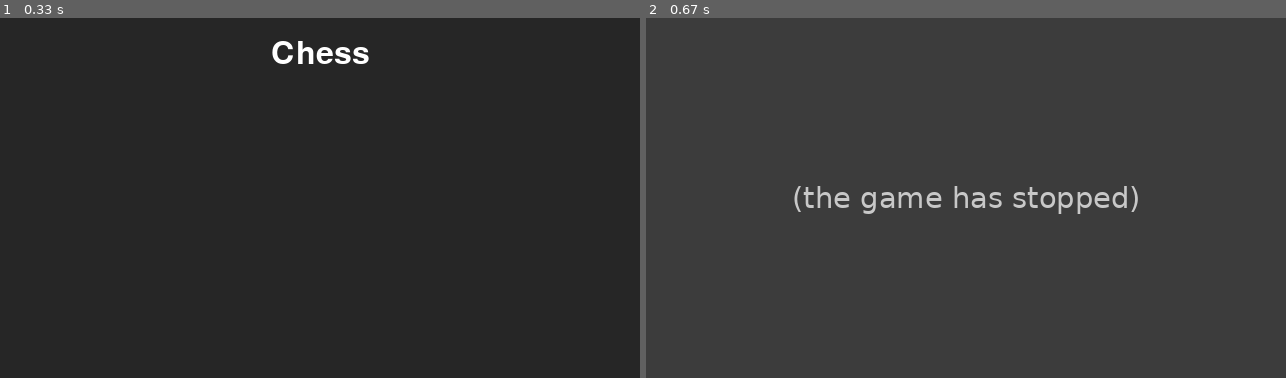
Above: before the commit, frames 1-2 (left to right).
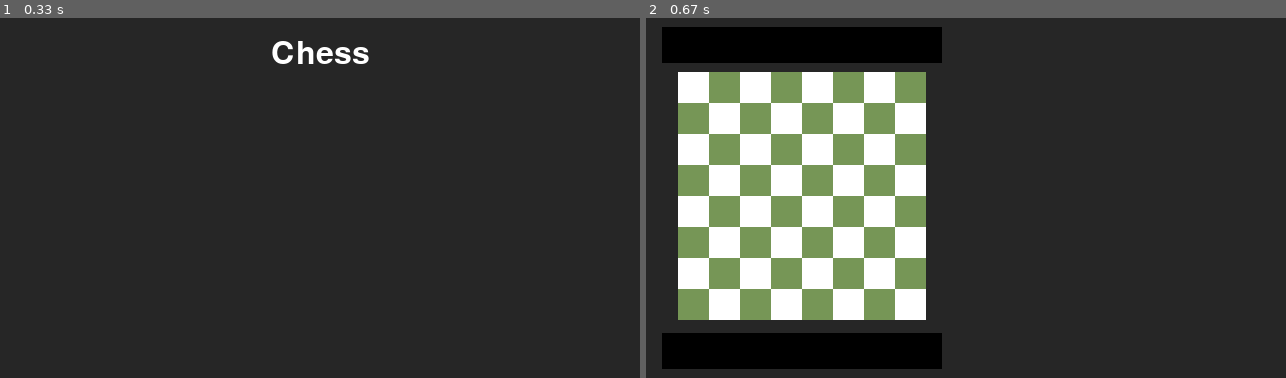
Above: after the commit, the same moments.

Repository: ElliotBDC/Project---1---Chess
Game: pygame game, started from main.py
Two runs of this game, one before a commit and one after it. Both use one fixed random seed, a clock stepped at 60 frames per second and the inputs below.
Inputs (mouse positions are in pixels of both pictures, inside the frame that each line leads up to):
- Up to frame 1 (0.33 s): no input
- Up to frame 2 (0.67 s): click (966, 198) at 0.38 s

Frame 1 is identical in both runs. In frame 2, 36% of the frame differs, in the area x 2-77%, y 2-98%.
Error before the commit: TypeError: rect argument is invalid (main.py line 111); the game stopped at 0.38 s (later frames are placeholders)

Commit message:
Update main.py

Diff:
--- a/main.py
+++ b/main.py
@@ -108,8 +108,8 @@
         screen.blit(text_surface, text_rect)
     elif current_state == GAME_SCREEN:
         board.drawBoard(screen)
-        pygame.draw.rect(screen, BLACK, (board.board_x-int(current_size[0]*0.01), int(current_size[1]*0.025), int(((current_size[1]*0.7)//8)*8+current_size[0]*0.05)), int(current_size[1]*0.1))
-        pygame.draw.rect(screen, BLACK, (board.board_x-int(current_size[0]*0.025), current_size[1]*0.875, int(((current_size[1]*0.7)//8)*8+current_size[0]*0.05)), current_size[1]*0.1)
+        pygame.draw.rect(screen, BLACK, (board.board_x-current_size[0]*0.025, current_size[1]*0.025, (current_size[1]*0.7//8)*8+current_size[0]*0.05, current_size[1]*0.1))
+        pygame.draw.rect(screen, BLACK, (board.board_x-current_size[0]*0.025, current_size[1]*0.875, (current_size[1]*0.7)//8*8+current_size[0]*0.05, current_size[1]*0.1))
 
 
 
